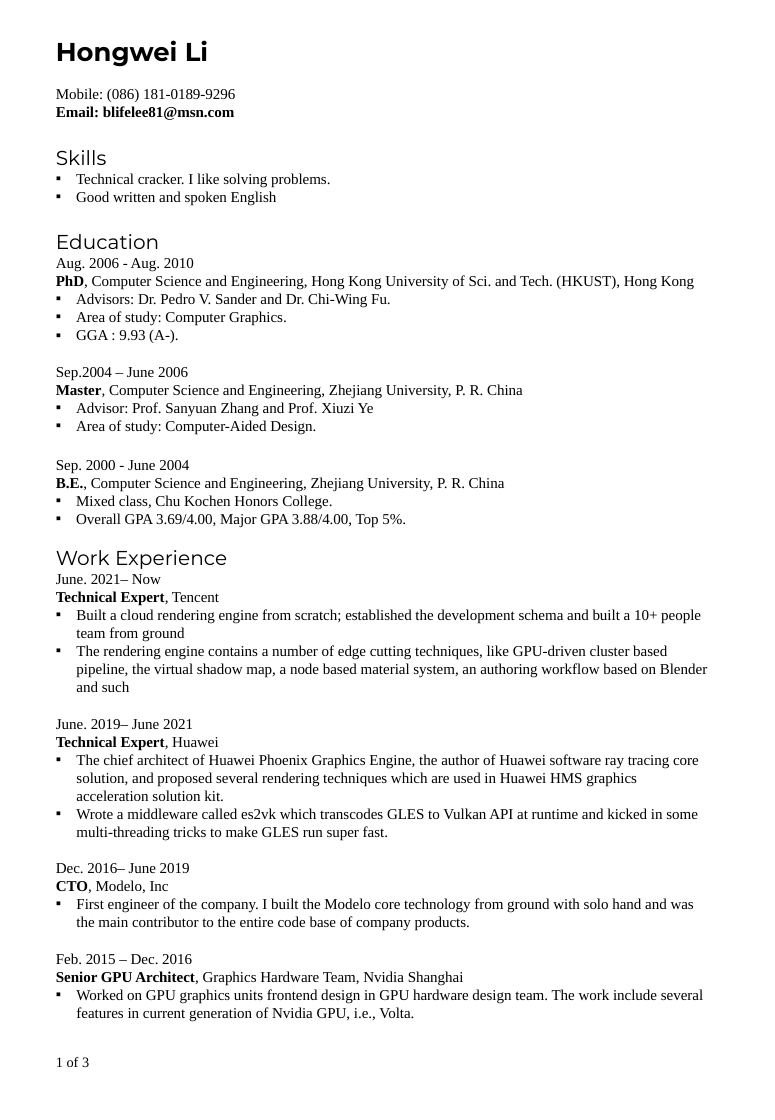
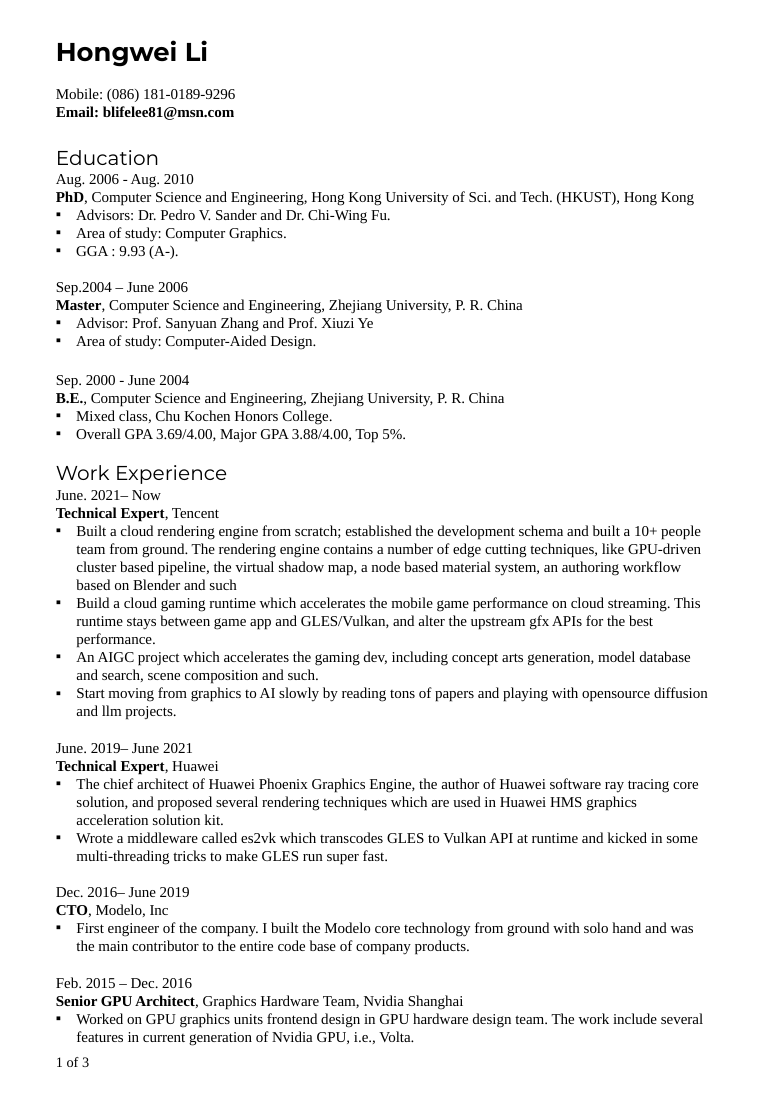
Before and after one commit to lihw/lihw.github.io, a slide deck: slide 1 of lihw_cv.pptx. Drawn at 775x1120 pixels with LibreOffice and Linux fonts; fonts in the diff are those of the drawing. Boxes give left, top, right and bottom in pixels: in the first picture for what was removed or moved away, otherwise in the second. Text is boxed around its words. In the diff, an @@ line names an element or a change of style, - is before the commit and + after.

```diff
--- a/lihw_cv.pptx
+++ b/lihw_cv.pptx
@@ text at [56, 150, 330, 206]: paragraphs removed @@
-Skills
-▪ Technical cracker. I like solving problems.
-▪ Good written and spoken English
@@ text at [76, 525, 708, 720]: text changed @@
-  ▪ Built a cloud rendering engine from scratch; established the development schema and built a 10+ people team from ground
-  ▪ The rendering engine contains a number of edge cutting techniques, like GPU-driven cluster based pipeline, the virtual shadow map, a node based material system, an authoring workflow based on Blender and such
+  ▪ Built a cloud rendering engine from scratch; established the development schema and built a 10+ people team from ground. The rendering engine contains a number of edge cutting techniques, like GPU-driven cluster based pipeline, the virtual shadow map, a node based material system, an authoring workflow based on Blender and such
+  ▪ Build a cloud gaming runtime which accelerates the mobile game performance on cloud streaming. This runtime stays between game app and GLES/Vulkan, and alter the upstream gfx APIs for the best performance.
+  ▪ An AIGC project which accelerates the gaming dev, including concept arts generation, model database and search, scene composition and such.
+  ▪ Start moving from graphics to AI slowly by reading tons of papers and playing with opensource diffusion and llm projects.
```
Also in this commit, not shown: 1 other file.
